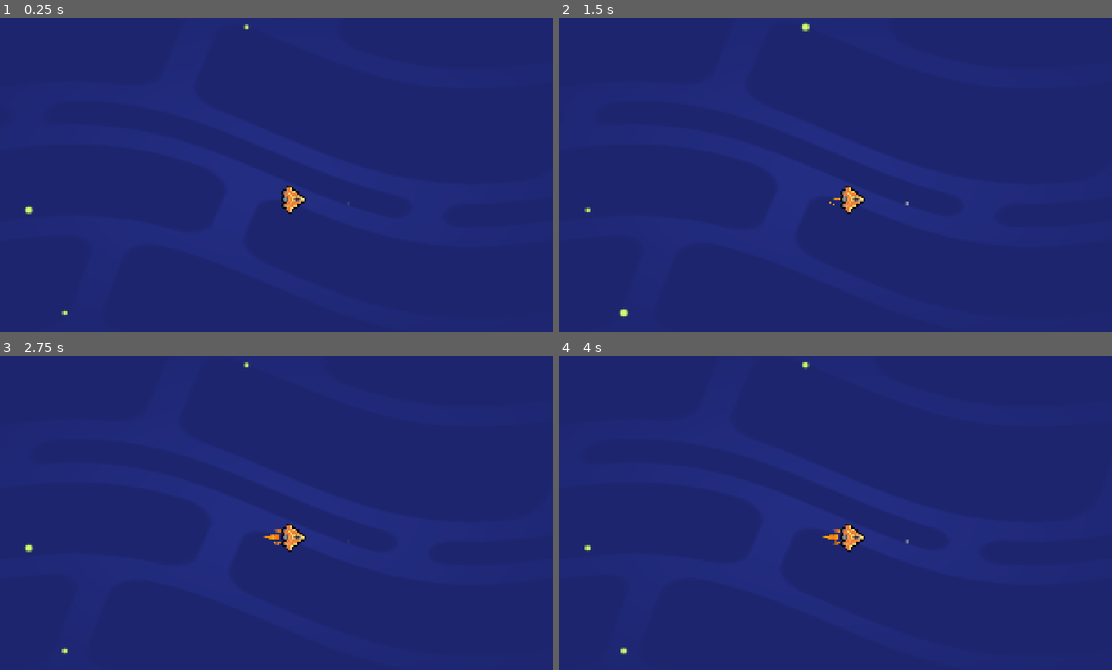
Above: before the commit, frames 1-4 (two rows, left to right).
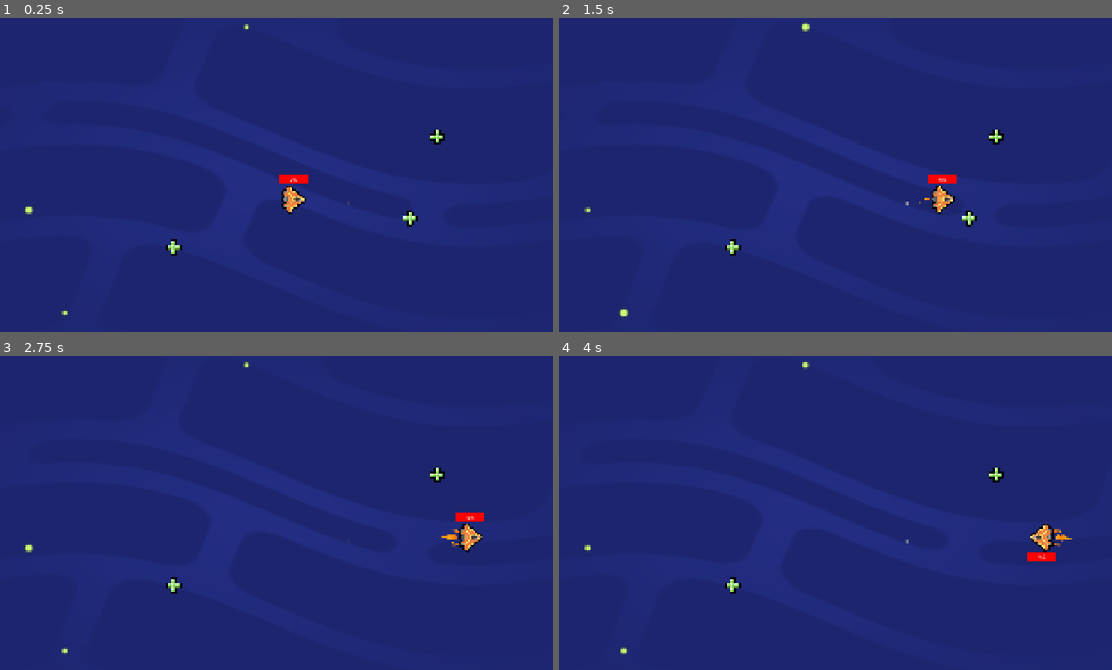
Above: after the commit, the same moments.

Repository: moonsshade/M5-Loot-It-All
Game: Godot game, scene res://lessons/space_level.tscn
Same seed, same stepped clock (60 frames per second), same inputs: the game is played once before the commit and once after it.
Inputs (mouse positions are in pixels of both pictures, inside the frame that each line leads up to):
- Up to frame 1 (0.25 s): no input
- Up to frame 2 (1.5 s): tap Enter at 0.5 s; move the mouse to (962, 162) at 0.52 s; hold D (move_right) 0.53-1.25 s; tap Z at 0.6 s; click (962, 162) at 0.67 s; tap Space at 0.77 s; drag from (713, 193) to (802, 247) at 1.27 s
- Up to frame 3 (2.75 s): move the mouse to (331, 440) at 2.02 s; hold D (move_right) from 2.03 s (still down); tap Z at 2.1 s
- Up to frame 4 (4 s): release D (move_right) at 2.75 s; drag from (802, 585) to (653, 465) at 2.77 s; move the mouse to (1012, 566) at 3.52 s; hold A (move_left) from 3.53 s (still down); tap Z at 3.6 s; tap Space at 3.77 s

The runs differ from the first frame. In frame 1, 0.4% of the frame differs, in the area x 29-81%, y 35-76%; in frame 2, 0.9%; in frame 3, 1.0%; in frame 4, 1.0%, in the area x 29-93%, y 35-76%.

Commit message:
M5L3 thanksgiving

Diff:
--- a/lessons/ship.gd
+++ b/lessons/ship.gd
@@ -1,7 +1,7 @@
-extends Sprite2D
+extends Area2D
 
 
-var max_speed := 2500.0
+var max_speed := 500.0
 var velocity := Vector2(0, 0)
 var steering_factor := 3
 
--- a/lessons/ship.tscn
+++ b/lessons/ship.tscn
@@ -6,7 +6,10 @@
 [ext_resource type="PackedScene" uid="uid://bklom8bhpxg4h" path="res://assets/ship_visual_effects/side_thruster/side_thruster.tscn" id="6_1updt"]
 
 [sub_resource type="CircleShape2D" id="CircleShape2D_5xifn"]
-radius = 47.0
+radius = 43.011627
+
+[sub_resource type="StyleBoxFlat" id="StyleBoxFlat_5xifn"]
+bg_color = Color(18.892157, 0, 0, 1)
 
 [node name="Ship" type="Area2D"]
 script = ExtResource("4_p1sls")
@@ -17,18 +20,32 @@
 [node name="MainThruster" parent="Sprite2D" instance=ExtResource("5_q7c3l")]
 position = Vector2(-35.000004, -0.09156799)
 scale = Vector2(1, 1.0424095)
-points = PackedVector2Array(-9, 2.281664e-05, 33.333332, 0, 67, -0.00016987324)
+points = PackedVector2Array(-8.000002, 0.8714926, 15.999996, -0.08788154, 33.333332, 0, 67, -0.08800557)
 
 [node name="SideThruster" parent="Sprite2D" instance=ExtResource("6_1updt")]
-position = Vector2(-40.85137, -20.430058)
+position = Vector2(-38.000004, -20.000002)
 rotation = 1.74987
 scale = Vector2(0.25, 0.27222082)
 
 [node name="SideThruster2" parent="Sprite2D" instance=ExtResource("6_1updt")]
-position = Vector2(-40.27654, 18.024563)
+position = Vector2(-38, 20.000002)
 rotation = 1.36715
 scale = Vector2(0.25, 0.27420023)
 
 [node name="CollisionShape2D" type="CollisionShape2D" parent="."]
-position = Vector2(-2, 0)
+position = Vector2(-3, 0)
 shape = SubResource("CircleShape2D_5xifn")
+
+[node name="UI" type="Control" parent="."]
+layout_mode = 3
+anchors_preset = 0
+offset_right = 1.0
+offset_bottom = 1.0
+
+[node name="ProgressBar" type="ProgressBar" parent="UI"]
+layout_mode = 0
+offset_left = -46.0
+offset_top = -77.0
+offset_right = 46.0
+offset_bottom = -50.0
+theme_override_styles/background = SubResource("StyleBoxFlat_5xifn")
--- a/lessons/space_level.tscn
+++ b/lessons/space_level.tscn
@@ -1,7 +1,8 @@
-[gd_scene load_steps=3 format=3 uid="uid://btkjymc78ap8d"]
+[gd_scene load_steps=4 format=3 uid="uid://btkjymc78ap8d"]
 
 [ext_resource type="PackedScene" uid="uid://dmv50krf4bo5r" path="res://lessons/ship.tscn" id="2_2j1u5"]
 [ext_resource type="PackedScene" uid="uid://bxfevggvxo634" path="res://assets/background/space_background.tscn" id="3_e6xy1"]
+[ext_resource type="PackedScene" uid="uid://o1ca06m0k4bk" path="res://lessons/health_pack.tscn" id="3_etm7e"]
 
 [node name="Level" type="Node2D"]
 
@@ -9,3 +10,12 @@
 position = Vector2(1022, 607)
 
 [node name="SpaceBackground" parent="." instance=ExtResource("3_e6xy1")]
+
+[node name="HealthPack" parent="." instance=ExtResource("3_etm7e")]
+position = Vector2(1396, 669)
+
+[node name="HealthPack2" parent="." instance=ExtResource("3_etm7e")]
+position = Vector2(640, 761)
+
+[node name="HealthPack3" parent="." instance=ExtResource("3_etm7e")]
+position = Vector2(1482, 407)
Not shown: 1 places in lessons/ship.tscn that only renumber resources
